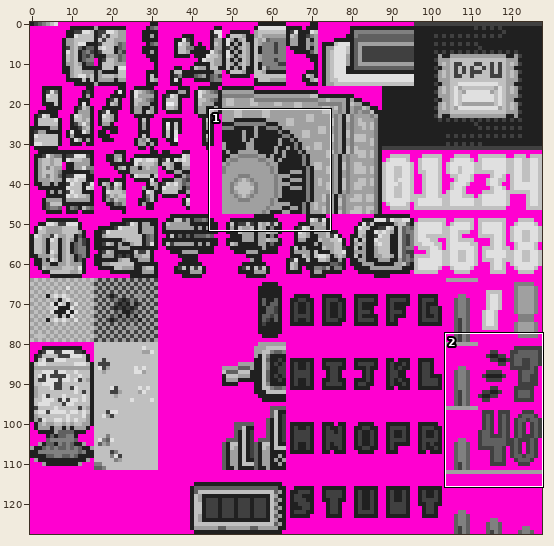
Sprite sheet: resources/tileset.png. The picture above shows the old version from afar; the outline marks the close-up.
Close-up. The starting point:
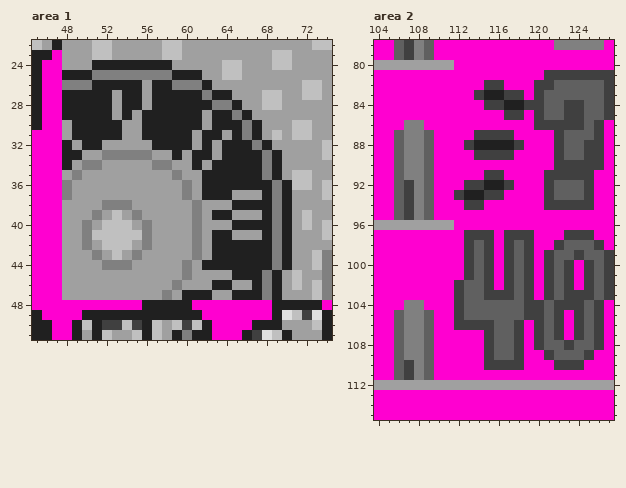
The file is 128x128 pixels. Shown: area 1: x 45..74, y 22..51; area 2: x 104..127, y 78..115. The commit also changed other parts of the picture, which this record leaves out.
Now the later version:
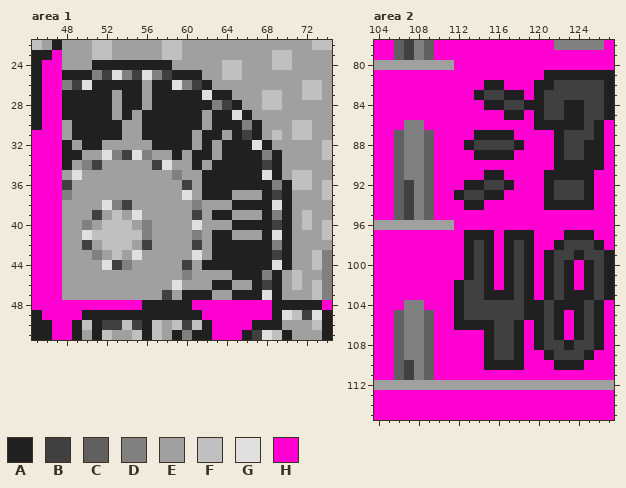
Palette (. is transparent): A #202020  B #404040  C #606060  D #808080  E #a0a0a0  F #c0c0c0  G #e0e0e0  H #ff00d0
The edit:
Area 1:
y 25: x 52..53 DD -> BG; x 55..56 DD -> BG; x 58 D -> B
y 26: x 49..50 DD -> BG; x 59 D -> G; x 61 D -> B
y 27: x 62 D -> G
y 28: x 64 D -> B
y 29: x 65 D -> G
y 31: x 66 D -> B
y 32: x 67 D -> G
y 33: x 52 D -> G; x 54..55 DD -> BG
y 34: x 51 D -> B; x 57..58 DD -> BG; x 68 D -> B
y 35: x 49 D -> G; x 68 D -> G
y 36: x 48 D -> B; x 60 D -> B
y 37: x 60 D -> G; x 69 D -> B
y 38: x 52 D -> G; x 54 D -> B; x 69 D -> G
y 39: x 51 D -> B; x 55 D -> G; x 61 D -> B
y 40: x 61 D -> G; x 69 D -> B
y 41: x 50 D -> G; x 69 D -> G
y 42: x 50 D -> B; x 56 D -> B; x 61 D -> B
y 43: x 55 D -> G; x 61 D -> G; x 69 D -> B
y 44: x 52..53 DD -> GB; x 60 D -> B; x 69 D -> G
y 46: x 59 D -> G; x 68 D -> B
y 47: x 58 D -> B; x 68 D -> G
Area 2:
y 81: x 121..127 BBBBBBB -> AAAAAAA
y 82: x 115..116 BB -> AA; x 120..127 BBCCCCCB -> AABBBBBA
y 83: x 114..118 BAABB -> ABBAA; x 120..127 BCCCCCCB -> ABBBBBBA
y 84: x 115..127 BBAABBCCBBCCB -> AABBAABBAABBA
y 85: x 117..118 BB -> AA; x 120..127 BCCBBCCB -> ABBAABBA
y 86: x 120..126 BBBBBCB -> AAAAABA
y 87: x 114..117 BBBB -> AAAA; x 122..126 BCCCB -> ABBBA
y 88: x 113..118 BAAAAB -> ABBBBA; x 122..126 BCCBB -> ABBAA
y 89: x 114..117 BBBB -> AAAA; x 122..126 BCCBB -> ABBAA
y 90: x 122..126 BBBBB -> AAAAA
y 91: x 115..116 BB -> AA; x 121..125 BBBBB -> AAAAA
y 92: x 113..117 BBAAB -> AABBA; x 121..125 BCCCB -> ABBBA
y 93: x 112..116 BAABB -> ABBAA; x 121..125 BCCCB -> ABBBA
y 94: x 113..114 BB -> AA; x 121..125 BBBBB -> AAAAA
y 97: x 113..115 BBB -> AAA; x 117..119 BBB -> AAA; x 123..125 BBB -> AAA
y 98: x 113..115 BCB -> ABA; x 117..119 BCB -> ABA; x 122..126 BCCCB -> ABBBA
y 99: x 113..115 BCB -> ABA; x 117..119 BCB -> ABA; x 121..127 BCCBCCB -> ABBABBA
y 100..101: x 113..115 BCB -> ABA; x 117..119 BCB -> ABA; x 121..123 BCB -> ABA; x 125..127 BCB -> ABA
y 102: x 112..115 BCCB -> ABBA; x 117..119 BCB -> ABA; x 121..123 BCB -> ABA; x 125..127 BCB -> ABA
y 103: x 112..119 BCCBBBCB -> ABBAAABA; x 121..127 BCBBBCB -> ABAAABA
y 104: x 112..126 BCCCCCCBBCBBBCB -> ABBBBBBAABAAABA
y 105: x 112..122 BCCCCCCBBCB -> ABBBBBBAABA; x 124..126 BCB -> ABA
y 106: x 112..118 BBBBCCB -> AAAABBA; x 120..122 BCB -> ABA; x 124..126 BCB -> ABA
y 107: x 115..118 BCCB -> ABBA; x 120..122 BCB -> ABA; x 124..126 BCB -> ABA
y 108: x 115..118 BCCB -> ABBA; x 120..126 BCCBCCB -> ABBABBA
y 109: x 115..118 BCCB -> ABBA; x 121..125 BCCCB -> ABBBA
y 110: x 115..118 BBBB -> AAAA; x 122..124 BBB -> AAA
Boxes around the changes in both close-ups, in picture pixels (x1, y1, x2, y2):
changed: (62, 70, 282, 300)
changed: (454, 70, 614, 370)
